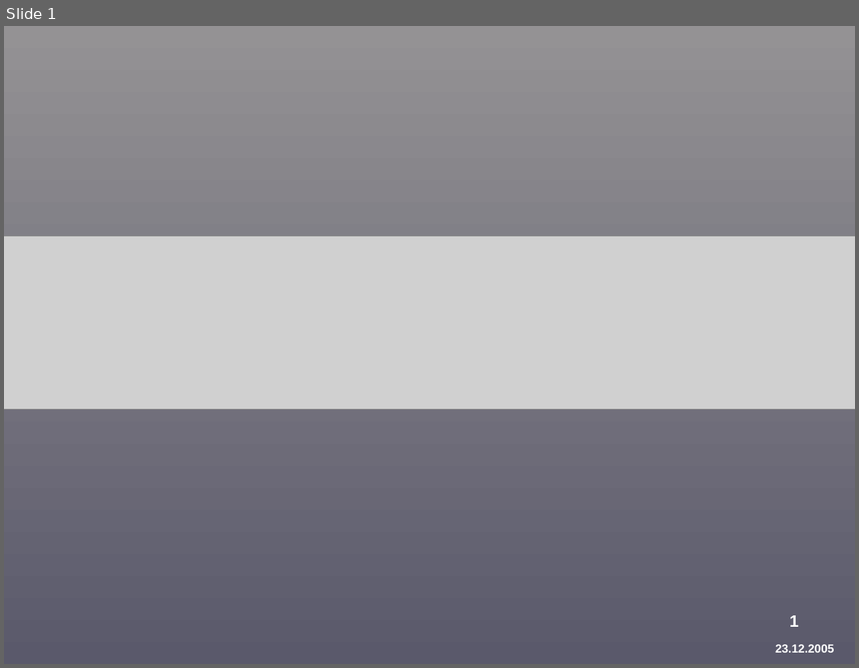
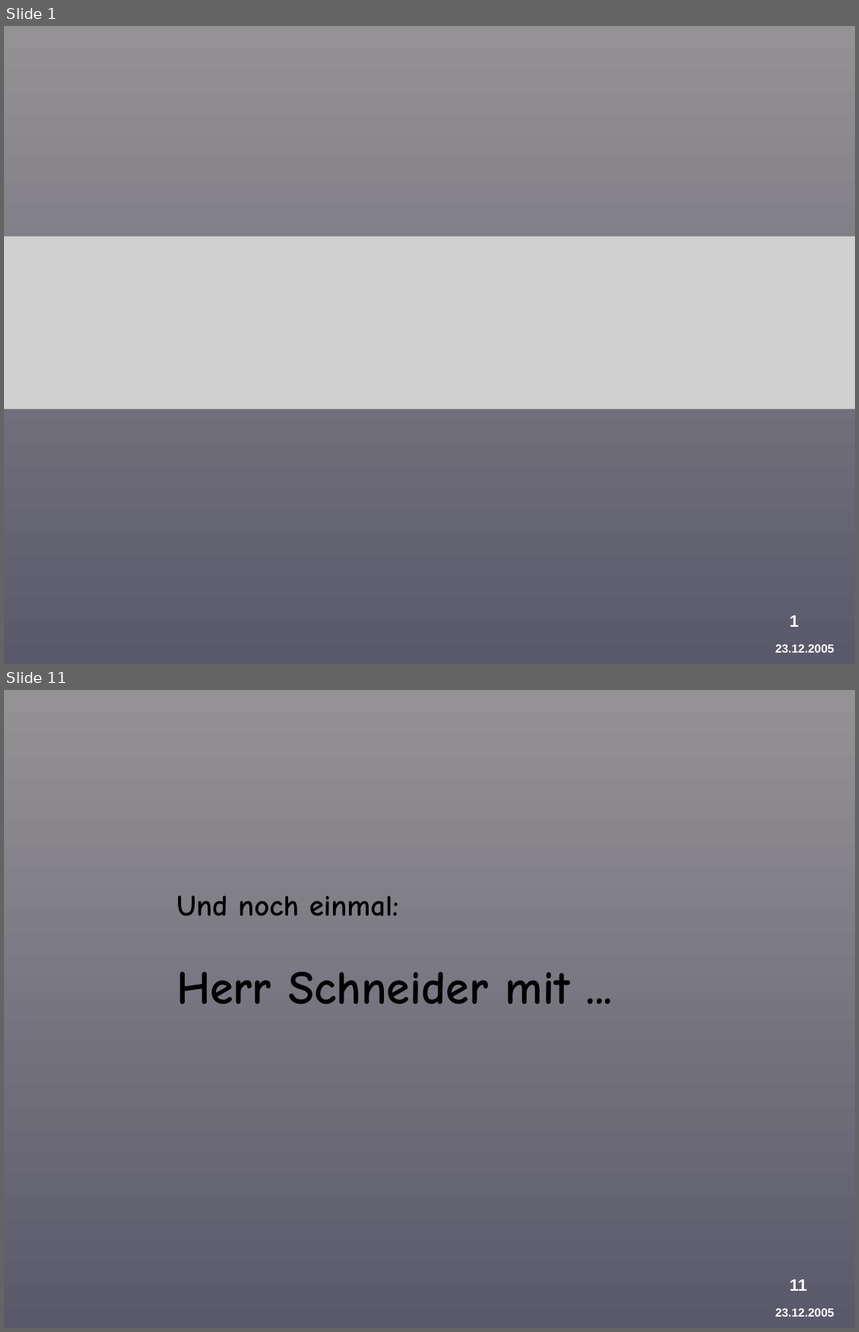
Before and after one commit to BackupTheBerlios/provirent-svn, a slide deck: docu/präsentation/Provirent-Vortrag-3-Forstner.ppt. Shown one above the other, each under a label of ours: slide 1 before the commit, slides 1 and 11 after it; the slides between them are not shown. The pictures are 859x668 and 859x1332 pixels, drawn with LibreOffice and Linux fonts; fonts in the diff are those of the drawing; grey boxes stand for pictures; background and template pictures are left out. Boxes give left, top, right and bottom in pixels: in the first picture for what was removed or moved away, otherwise in the second. Text is boxed around its words. In the diff, an @@ line names an element or a change of style, - is before the commit and + after.

```diff
--- a/docu/präsentation/Provirent-Vortrag-3-Forstner.ppt
+++ b/docu/präsentation/Provirent-Vortrag-3-Forstner.ppt
@@ slide 11 added at bbox=[4, 690, 855, 1328], background gradient #949294 to #5A596B; not listed: 2 template elements that a slide beside it also shows @@
@@ text added at bbox=[177, 896, 570, 1005], 40 pt, text #000000, bold @@
+Und noch einmal:
+Herr Schneider mit ...
```
Also in this commit, not shown: 1 slide changed, 8 other slides added, 2 slides removed.
